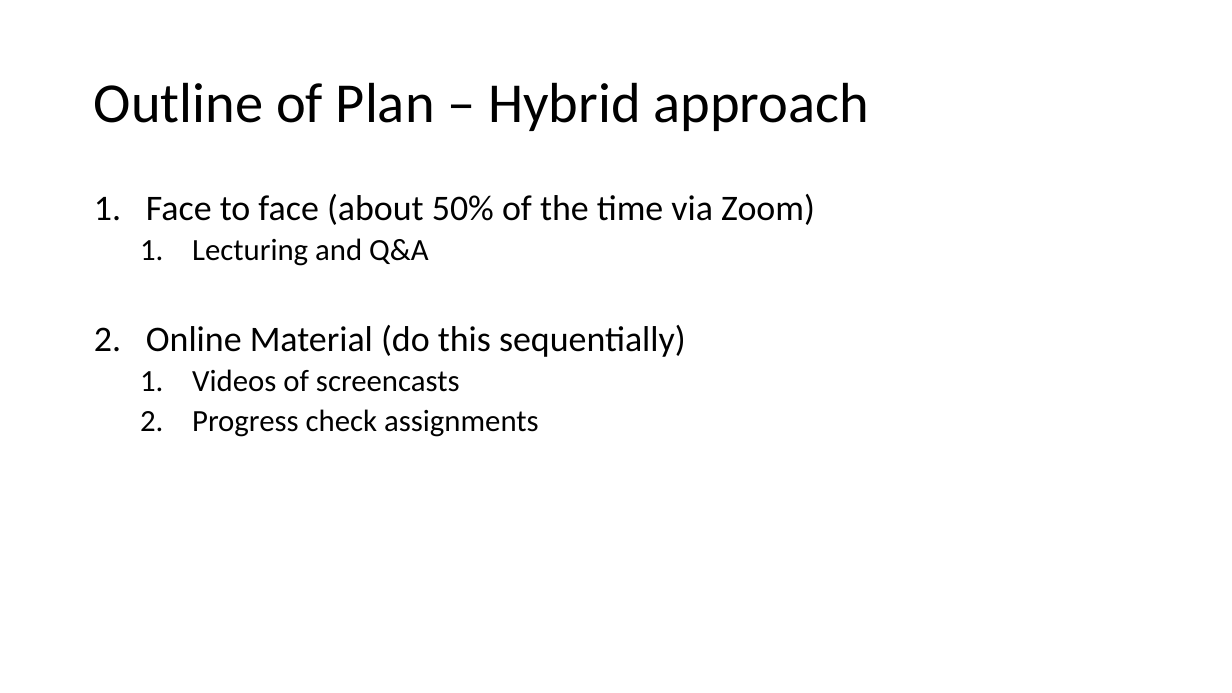
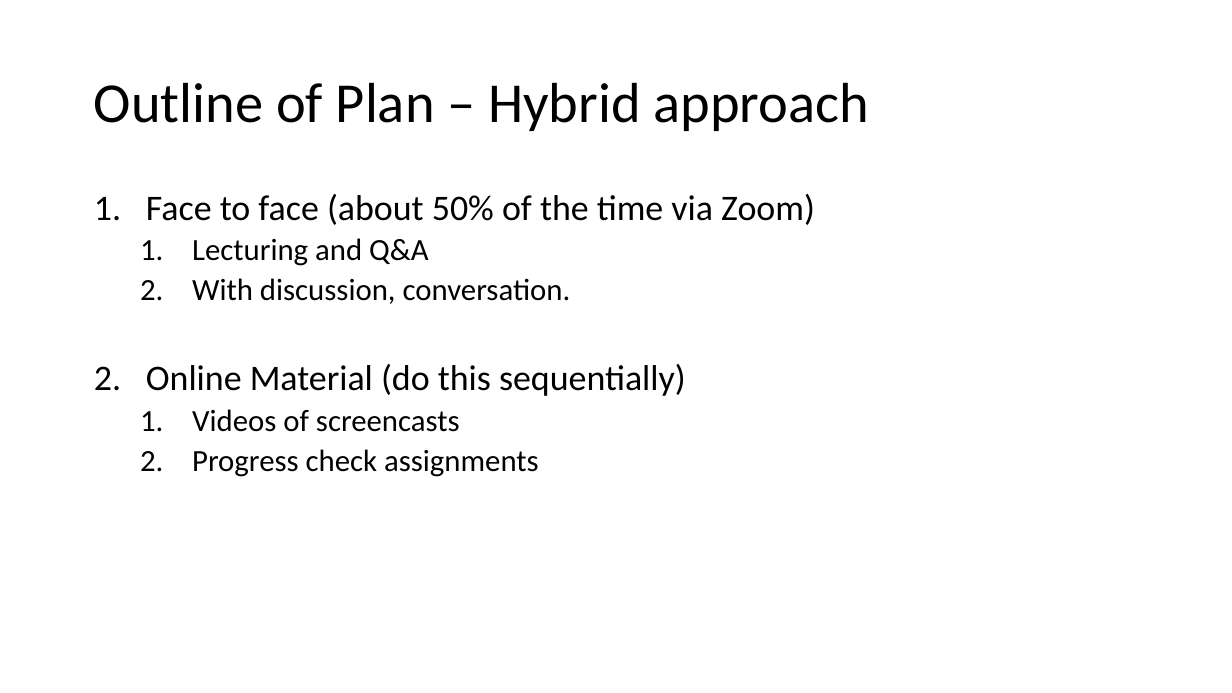
Before and after one commit to ggerlach1/BIOF085, a slide deck: slide 3 of workshop_documents/Introduction_workshop_slides.pptx. Drawn at 1232x693 pixels with LibreOffice and Linux fonts; fonts in the diff are those of the drawing. Boxes give left, top, right and bottom in pixels: in the first picture for what was removed or moved away, otherwise in the second. Text is boxed around its words. In the diff, an @@ line names an element or a change of style, - is before the commit and + after.

Commit message:
change to day1 slides

```diff
--- a/workshop_documents/Introduction_workshop_slides.pptx
+++ b/workshop_documents/Introduction_workshop_slides.pptx
@@ text at <box>192,278,571,304</box>: paragraph added @@
+  2. With discussion, conversation.
```
